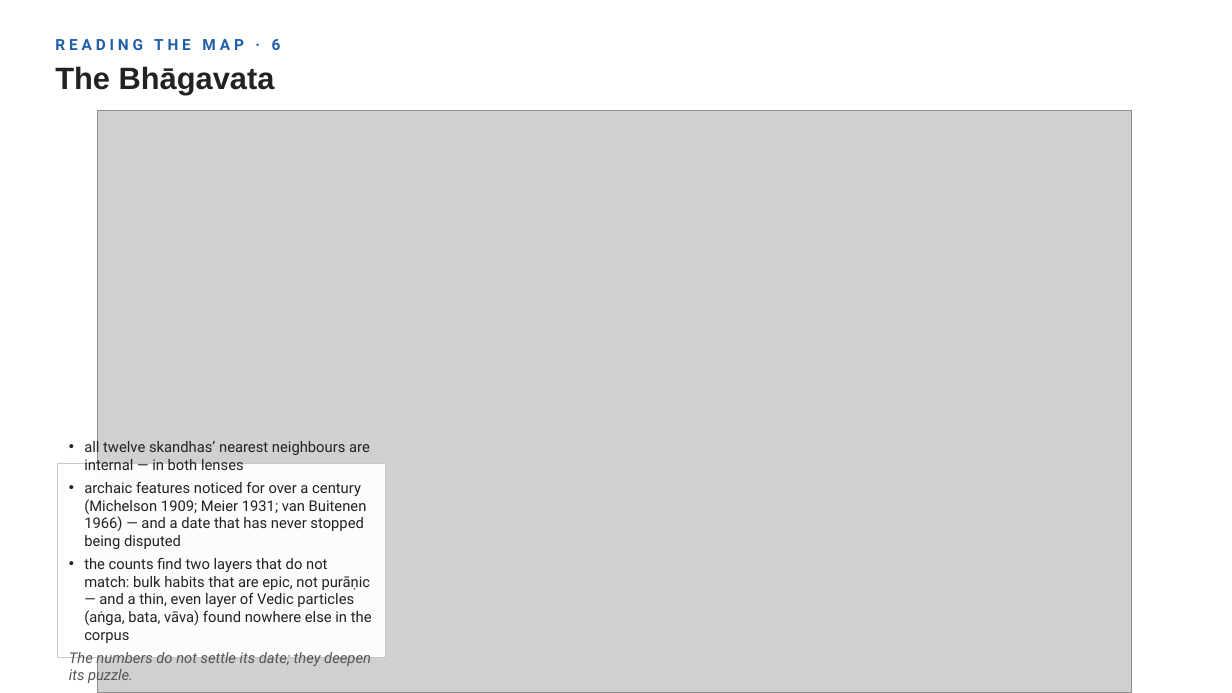
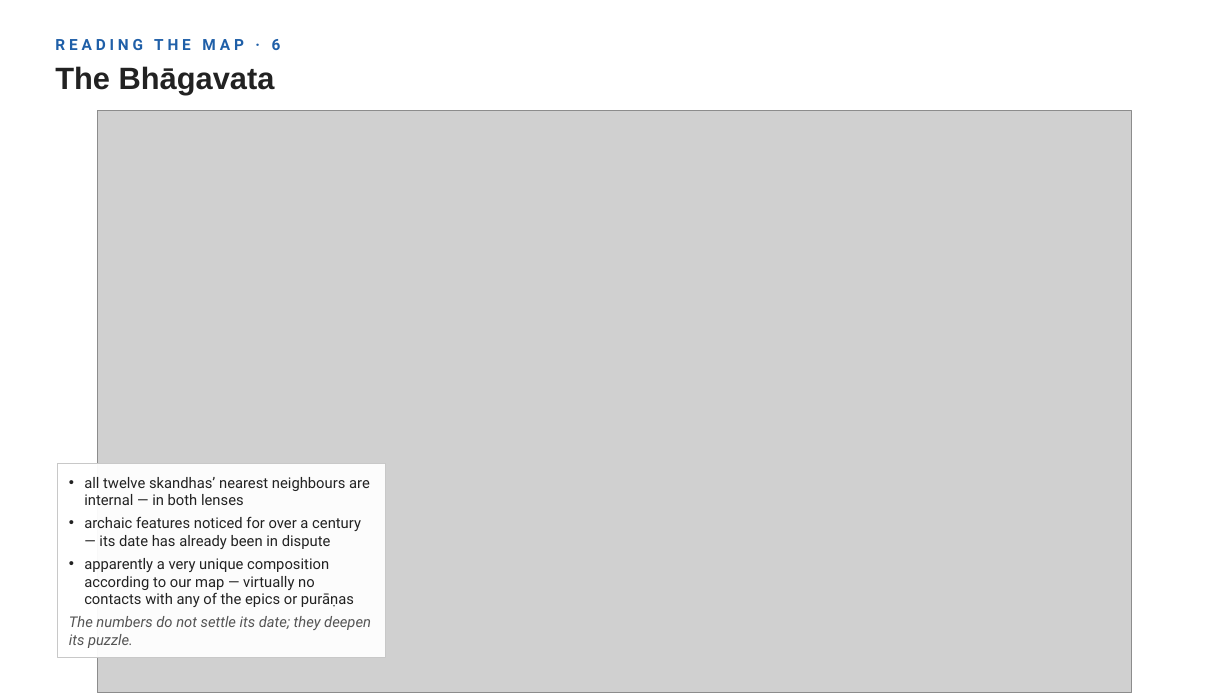
Before and after one commit to kengoharimoto/stylometry-experiments, a slide deck: slide 15 of materials/presentation_2026/chronology_stratification.pptx. Drawn at 1232x693 pixels with LibreOffice and Linux fonts; fonts in the diff are those of the drawing; grey boxes stand for pictures. Boxes give left, top, right and bottom in pixels: in the first picture for what was removed or moved away, otherwise in the second. Text is boxed around its words. In the diff, an @@ line names an element or a change of style, - is before the commit and + after.

```diff
--- a/materials/presentation_2026/chronology_stratification.pptx
+++ b/materials/presentation_2026/chronology_stratification.pptx
@@ text at bbox=[84, 516, 361, 607]: text changed @@
-• archaic features noticed for over a century (Michelson 1909; Meier 1931; van Buitenen 1966) — and a date that has never stopped being disputed
-• the counts find two layers that do not match: bulk habits that are epic, not purāṇic — and a thin, even layer of Vedic particles (aṅga, bata, vāva) found nowhere else in the corpus
+• archaic features noticed for over a century — its date has already been in dispute
+• apparently a very unique composition according to our map — virtually no contacts with any of the epics or purāṇas
```
Also in this commit, not shown: 3 other slides changed, 7 other files.
